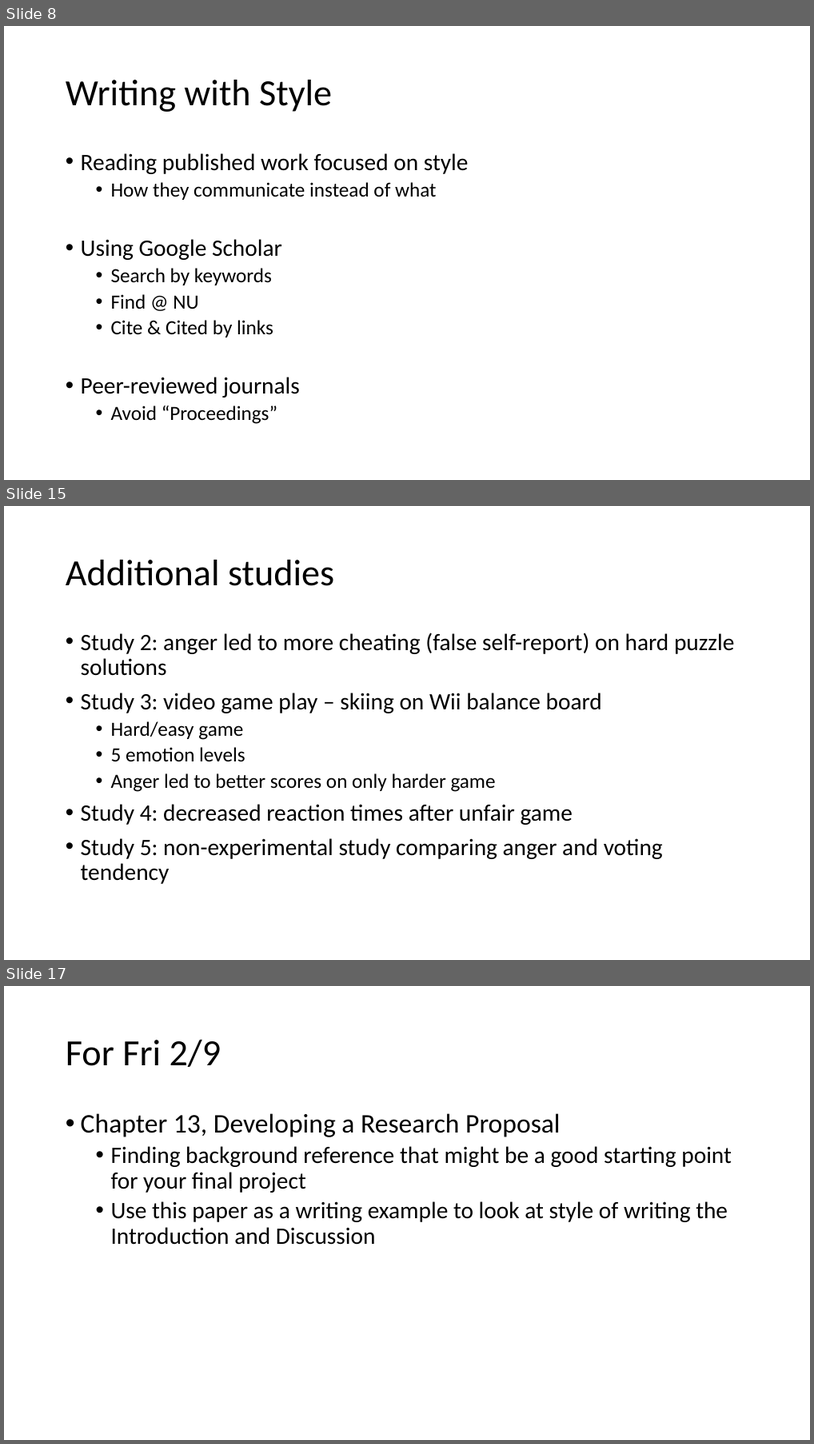
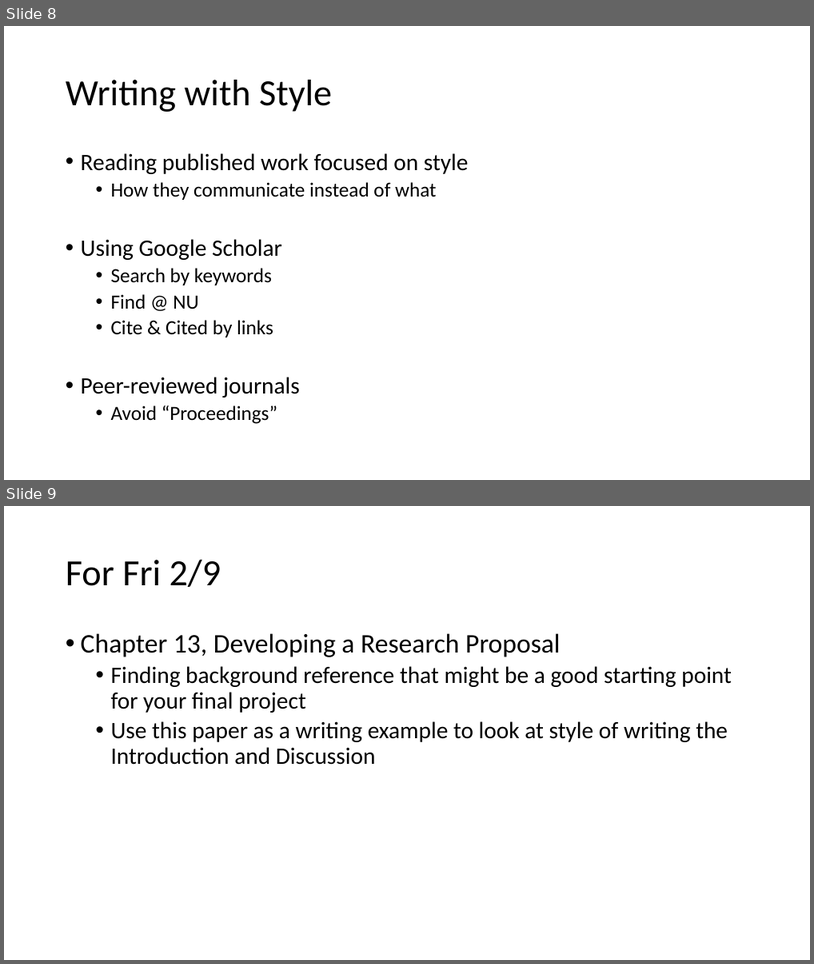
Before and after one commit to preber/Research-Methods, a slide deck: Class Slides 2024/Class 15.pptx. Shown one above the other, each under a label of ours: slides 8, 15 and 17 before the commit, slides 8 and 9 after it; the slides between them are not shown. The pictures are 814x1444 and 814x964 pixels, drawn with LibreOffice and Linux fonts; fonts in the diff are those of the drawing. Boxes give left, top, right and bottom in pixels: in the first picture for what was removed or moved away, otherwise in the second. Text is boxed around its words. In the diff, an @@ line names an element or a change of style, - is before the commit and + after.

```diff
--- a/Class Slides 2024/Class 15.pptx
+++ b/Class Slides 2024/Class 15.pptx
@@ slide 15 removed at bbox=[4, 506, 810, 960], background #FFFFFF @@
@@ title removed at bbox=[66, 560, 334, 586] @@
-Additional studies
@@ text removed at bbox=[81, 632, 734, 884] @@
-• Study 2: anger led to more cheating (false self-report) on hard puzzle solutions
-• Study 3: video game play – skiing on Wii balance board
-  • Hard/easy game
-  • 5 emotion levels
-  • Anger led to better scores on only harder game
-• Study 4: decreased reaction times after unfair game
-• Study 5: non-experimental study comparing anger and voting tendency
@@ what was slide 17 is now slide 9 @@
```
Also in this commit, not shown: 7 other slides removed, 4 other files.
